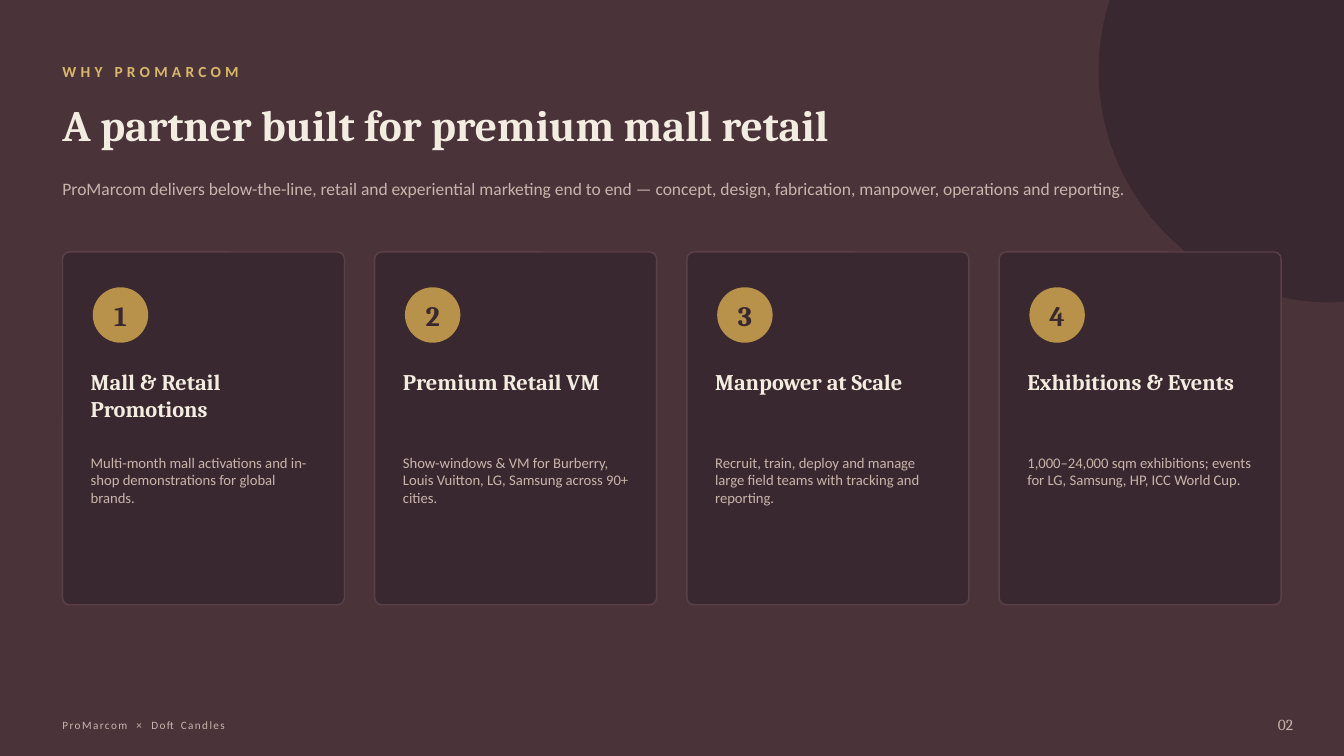
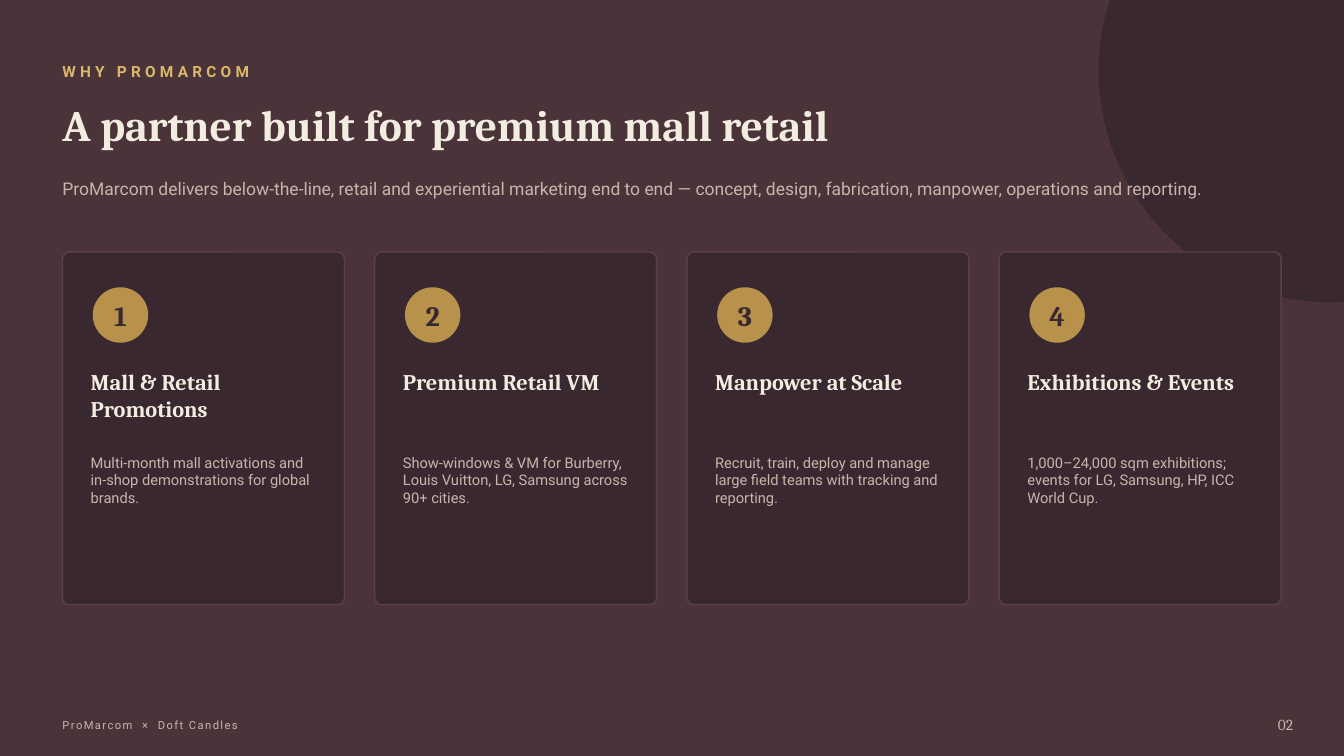
Before and after one commit to nky1103/Projects, a slide deck: slide 3 of doft_diwali_popup/Doft_Diwali_PopUp_ProMarcom_Pitch.pptx. Drawn at 1344x756 pixels with LibreOffice and Linux fonts; fonts in the diff are those of the drawing. Boxes give left, top, right and bottom in pixels: in the first picture for what was removed or moved away, otherwise in the second. Text is boxed around its words. In the diff, an @@ line names an element or a change of style, - is before the commit and + after.

```diff
--- a/doft_diwali_popup/Doft_Diwali_PopUp_ProMarcom_Pitch.pptx
+++ b/doft_diwali_popup/Doft_Diwali_PopUp_ProMarcom_Pitch.pptx
@@ font Calibri to Roboto in 7 elements at [62, 66, 249, 77], [62, 182, 1202, 199], [91, 457, 310, 503], [403, 457, 628, 503], [715, 457, 937, 506], [1027, 457, 1234, 506], [62, 720, 238, 729] @@
```
Also in this commit, not shown: 16 other slides changed, 1 other file.
